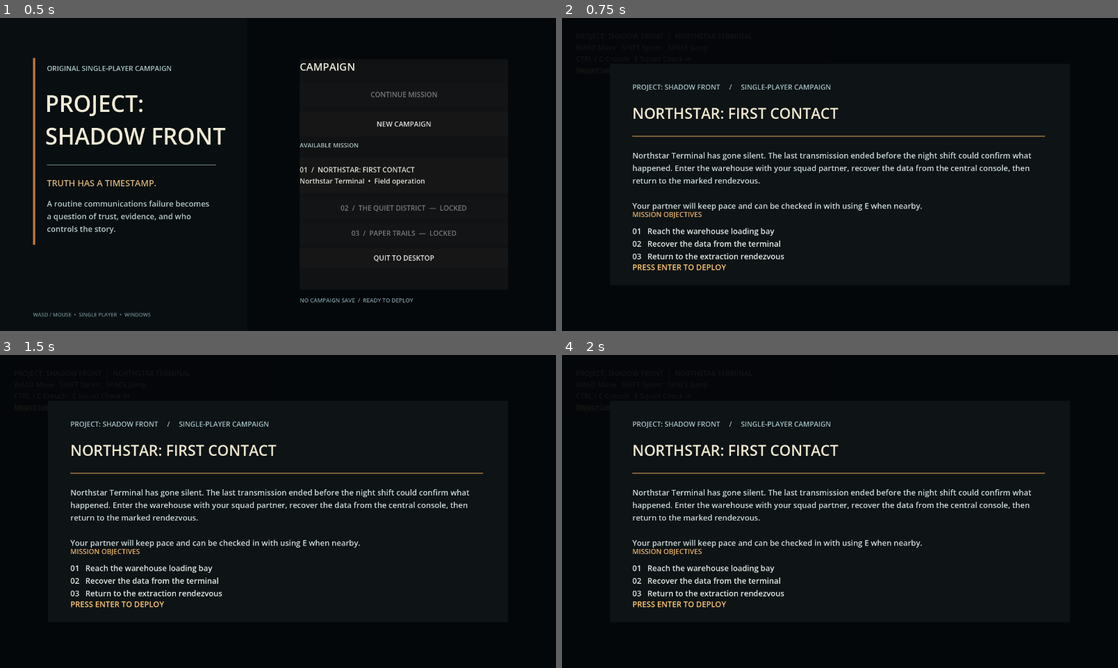
Above: before the commit, frames 1-4 (two rows, left to right).
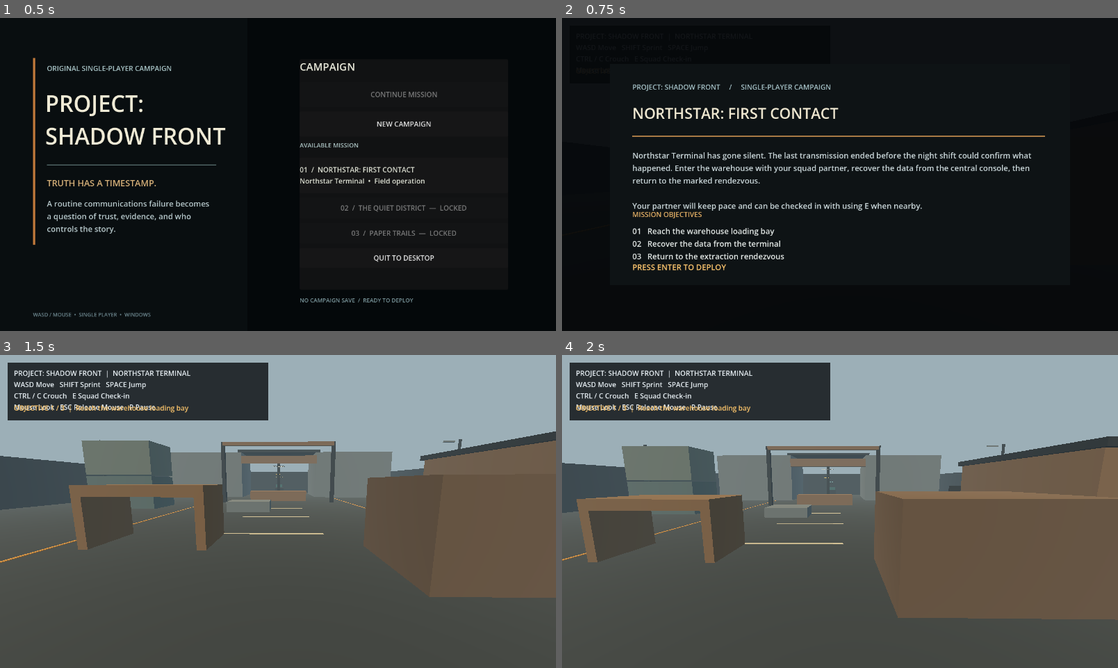
Above: after the commit, the same moments.

Repository: ahmadrohanmustafa-web/PROJECT-SHADOW-FRONT
Game: Godot game, scene res://scenes/main_menu.tscn
Two runs of this game, one before a commit and one after it. Both use one fixed random seed, a clock stepped at 60 frames per second and the inputs below.
Inputs (mouse positions are in pixels of both pictures, inside the frame that each line leads up to):
- Up to frame 1 (0.5 s): no input
- Up to frame 2 (0.75 s): click "NEW CAMPAIGN" at 0.5 s
- Up to frame 3 (1.5 s): tap Enter (ui_accept) at 1.25 s; move the mouse to (400, 495) at 1.27 s; hold D from 1.28 s (still down); tap Space at 1.35 s; click (400, 495) at 1.42 s
- Up to frame 4 (2 s): keep holding D; tap Enter (ui_accept) at 1.52, 1.55, 1.82 s

Frame 1 is identical in both runs. In frame 2, 0.3% of the frame differs, in the area x 12-87%, y 37-38%; in frame 3, 99%; in frame 4, 99%, in the area x 0-100%, y 0-100%.
Error before the commit: Parse Error: Static function "is_key_just_pressed()" not found in base "GDScriptNativeClass". (res://scripts/player_controller.gd:58)

Commit message:
Fix jump input API for Godot 4.7

Diff:
--- a/scripts/player_controller.gd
+++ b/scripts/player_controller.gd
@@ -55,7 +55,7 @@
 	if not is_on_floor():
 		velocity.y -= gravity * delta
 
-	if Input.is_key_just_pressed(KEY_SPACE) and is_on_floor() and not is_crouching:
+	if Input.is_action_just_pressed("ui_accept") and is_on_floor() and not is_crouching:
 		velocity.y = jump_velocity
 
 	var input_vector := Vector2.ZERO
